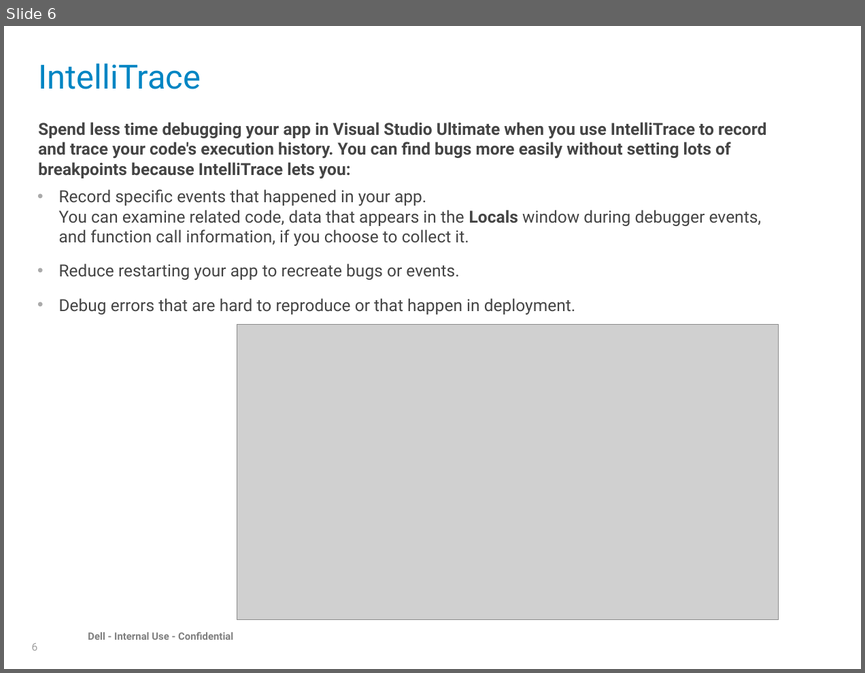
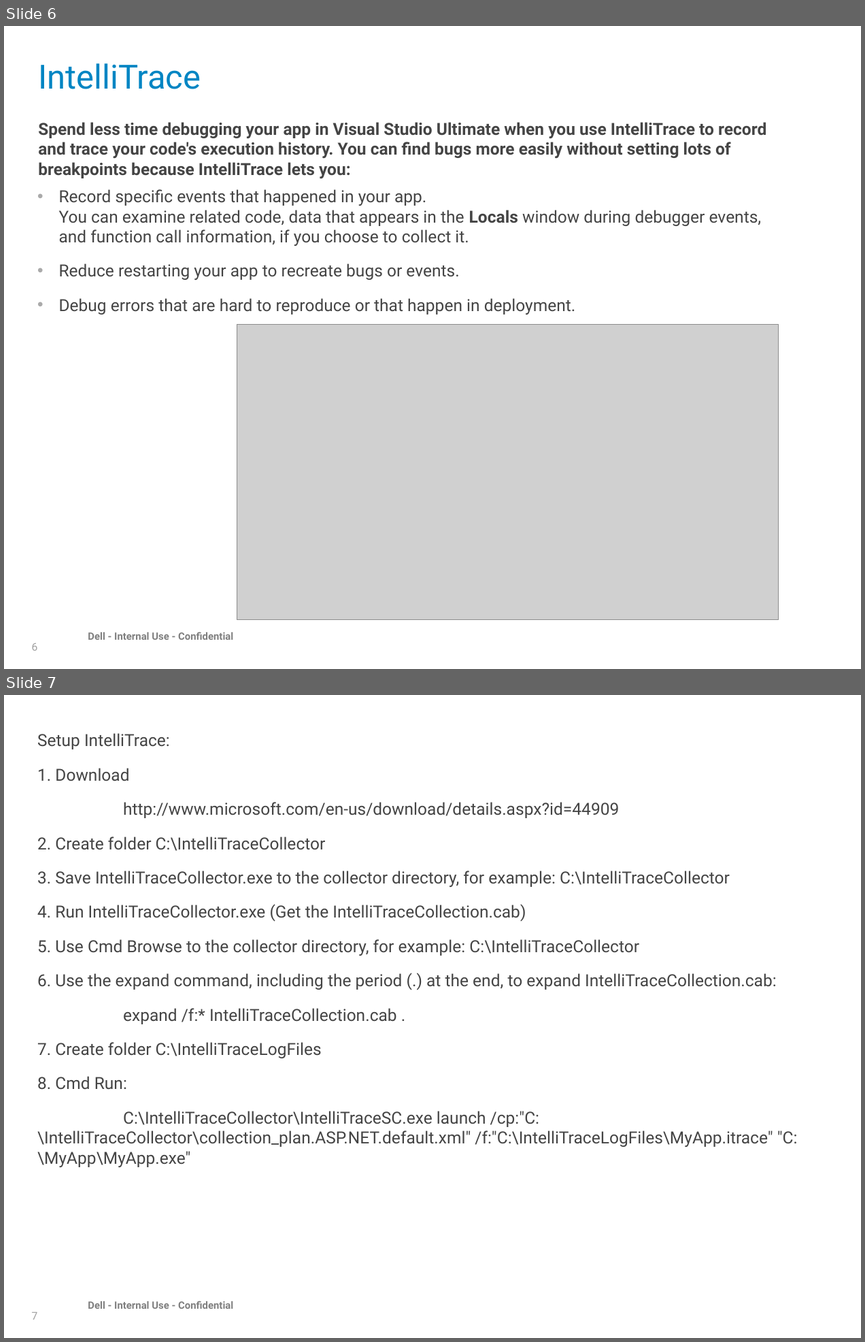
Before and after one commit to RobFeng-Quest/VS2013_NewFeatureDEMO, a slide deck: Document/New Features at VS Ultimate 2013.pptx. Shown one above the other, each under a label of ours: slide 6 before the commit, slides 6 and 7 after it. The pictures are 865x673 and 865x1342 pixels, drawn with LibreOffice and Linux fonts; fonts in the diff are those of the drawing; grey boxes stand for pictures; background and template pictures are left out. Boxes give left, top, right and bottom in pixels: in the first picture for what was removed or moved away, otherwise in the second. Text is boxed around its words. In the diff, an @@ line names an element or a change of style, - is before the commit and + after.

```diff
--- a/Document/New Features at VS Ultimate 2013.pptx
+++ b/Document/New Features at VS Ultimate 2013.pptx
@@ slide 7 added at box(4, 695, 861, 1338), background #FFFFFF; not listed: 2 template elements that a slide beside it also shows @@
@@ text added at box(37, 733, 798, 1167), 14 pt, text #444444 @@
+Setup IntelliTrace:
+1. Download
+http://www.microsoft.com/en-us/download/details.aspx?id=44909
+2. Create folder C:\IntelliTraceCollector
+3. Save IntelliTraceCollector.exe to the collector directory, for example: C:\IntelliTraceCollector
+4. Run IntelliTraceCollector.exe (Get the IntelliTraceCollection.cab)
+5. Use Cmd Browse to the collector directory, for example: C:\IntelliTraceCollector
+6. Use the expand command, including the period (.) at the end, to expand IntelliTraceCollection.cab:
+expand /f:* IntelliTraceCollection.cab .
+7. Create folder C:\IntelliTraceLogFiles
+8. Cmd Run:
+C:\IntelliTraceCollector\IntelliTraceSC.exe launch /cp:"C:\IntelliTraceCollector\collection_plan.ASP.NET.default.xml" /f:"C:\IntelliTraceLogFiles\MyApp.itrace" "C:\MyApp\MyApp.exe"
```
Also in this commit, not shown: 1 slide changed, 1 other file.
